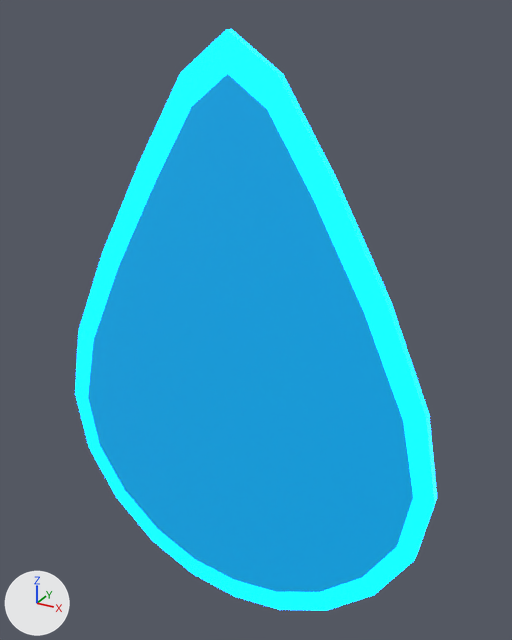
Renders of the glTF model assets/scene/Models/waterDrop/waterDrop.glb from each side of a commit.
Both versions are drawn from a 50 mm lens placed at (0.336, -0.557, 1.872), pointed at (0.012, 0.031, 1.578). The lights are fixed; the arrows at lower left show +X, +Y and +Z. The first picture is the older version.

Names of what the first picture shows: 'Water'.
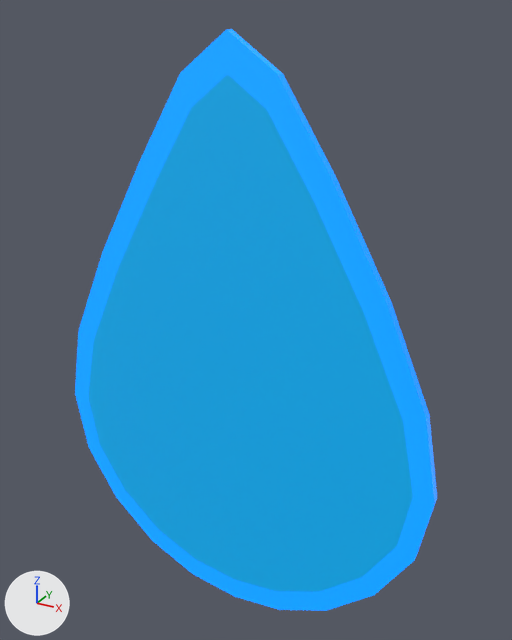
The change, as a list of edits to the scene's bpy script:
```text
Change mat_actionlight:
    mat_actionlight.emission_strength: 12.0 -> 1.0
```

Location of each change, [x1, y1, x2, y2] in pixels of the pictures (512 x 640 px):
'Water', surface changed (cyan to blue)
    both: [75, 29, 437, 611]
